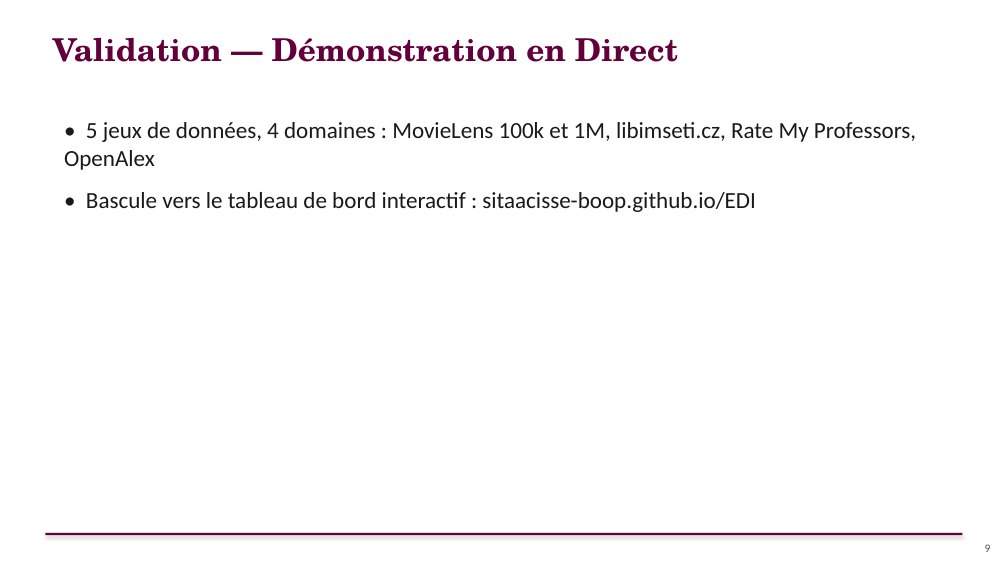
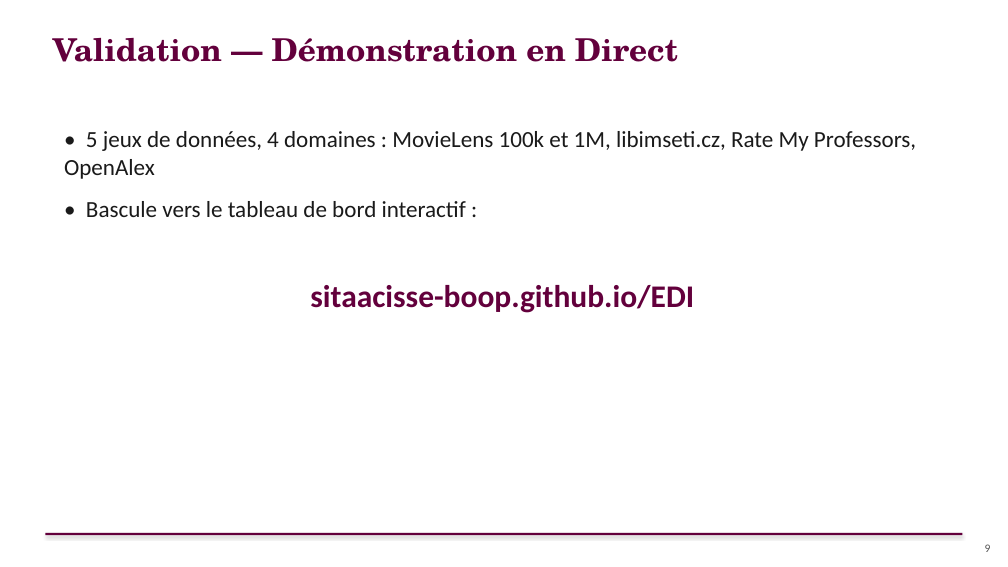
Before and after one commit to sitaacisse-boop/EDI, a slide deck: slide 9 of presentation/AURORA_Soutenance_FR.pptx. Drawn at 1008x567 pixels with LibreOffice and Linux fonts; fonts in the diff are those of the drawing. Boxes give left, top, right and bottom in pixels: in the first picture for what was removed or moved away, otherwise in the second. Text is boxed around its words. In the diff, an @@ line names an element or a change of style, - is before the commit and + after.

Commit message:
Restaure le contenu perdu de la slide Validation — Démonstration en Direct (puces + lien en évidence)

```diff
--- a/presentation/AURORA_Soutenance_FR.pptx
+++ b/presentation/AURORA_Soutenance_FR.pptx
@@ text "• 5 jeux de données, ...": place and size @@
-text "• 5 jeux de données, ..." at <box>64,122,916,212</box>
+text "• 5 jeux de données, ..." at <box>64,131,916,217</box>
@@ text at <box>86,201,466,217</box>: text changed @@
-• Bascule vers le tableau de bord interactif : sitaacisse-boop.github.io/EDI
+• Bascule vers le tableau de bord interactif :
@@ text added at <box>310,285,694,313</box>, 30 pt, text #63003C, bold @@
+sitaacisse-boop.github.io/EDI
```
